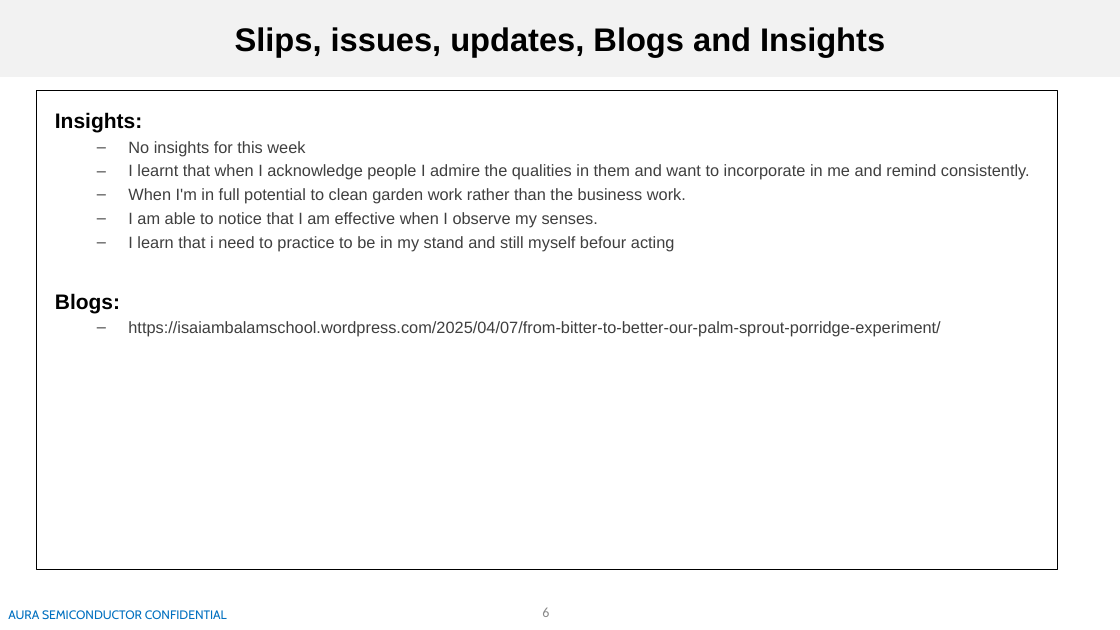
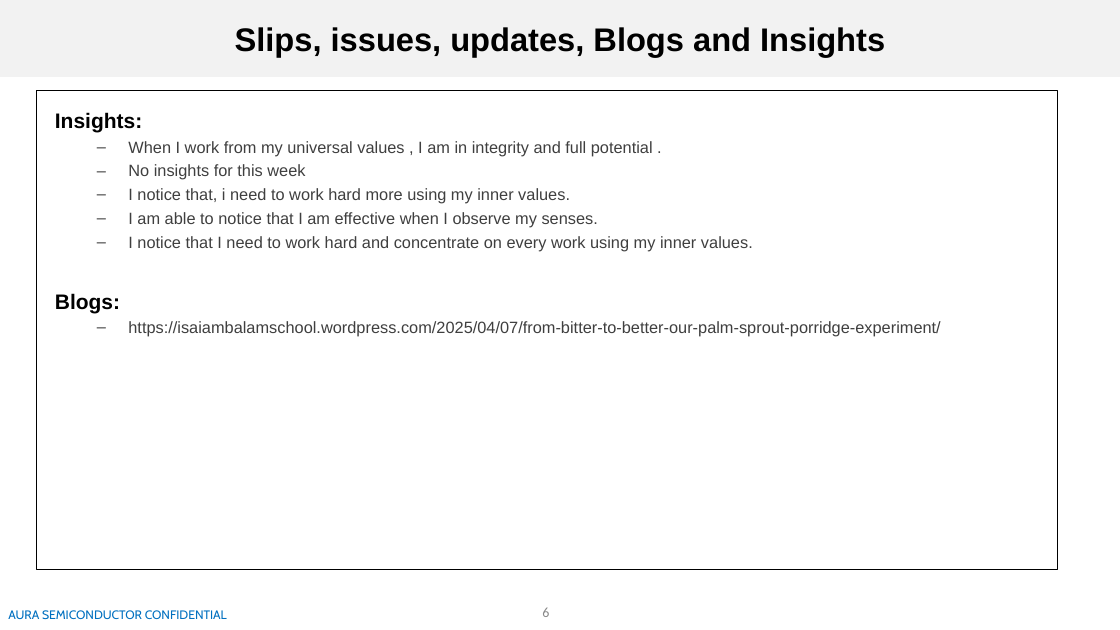
Before and after one commit to Ranjith1823/pptx-converter, a slide deck: slide 6 of C3SLD_Final_AutoPaginated.pptx. Drawn at 1120x630 pixels with LibreOffice and Linux fonts; fonts in the diff are those of the drawing; background and template pictures are left out. Boxes give left, top, right and bottom in pixels: in the first picture for what was removed or moved away, otherwise in the second. Text is boxed around its words. In the diff, an @@ line names an element or a change of style, - is before the commit and + after.

```diff
--- a/C3SLD_Final_AutoPaginated.pptx
+++ b/C3SLD_Final_AutoPaginated.pptx
@@ text at (128, 141, 653, 156): paragraph added @@
+  – When I work from my universal values , I am in integrity and full potential .
@@ text at (128, 188, 570, 204): text changed @@
-  – I learnt that when I acknowledge people I admire the qualities in them and want to incorporate in me and remind consistently.
-  – When I'm in full potential to clean garden work rather than the business work.
+  – I notice that, i need to work hard more using my inner values.
@@ text at (128, 236, 753, 252): text changed @@
-  – I learn that i need to practice to be in my stand and still myself befour acting
+  – I notice that I need to work hard and concentrate on every work using my inner values.
```
Also in this commit, not shown: 1 other slide changed.
